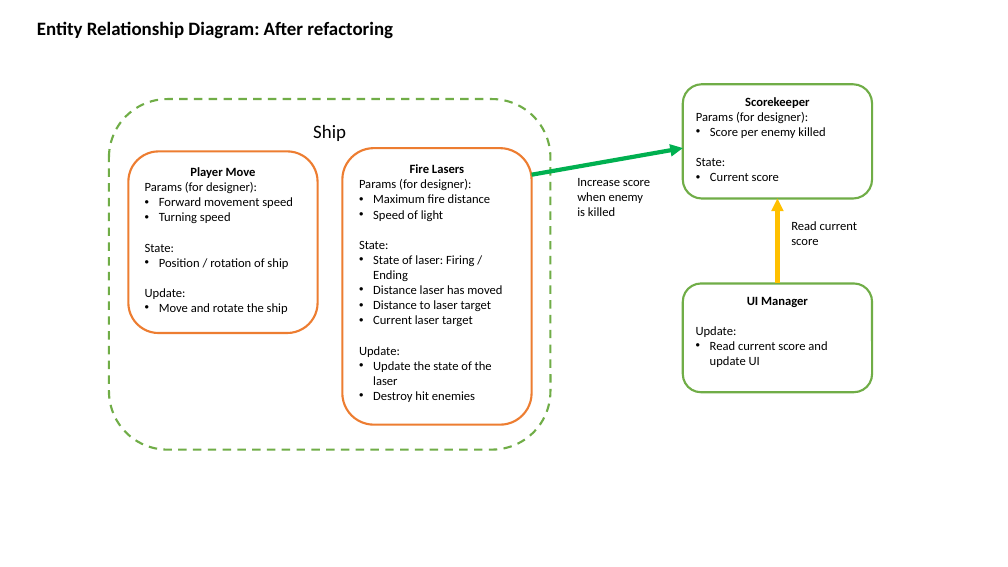
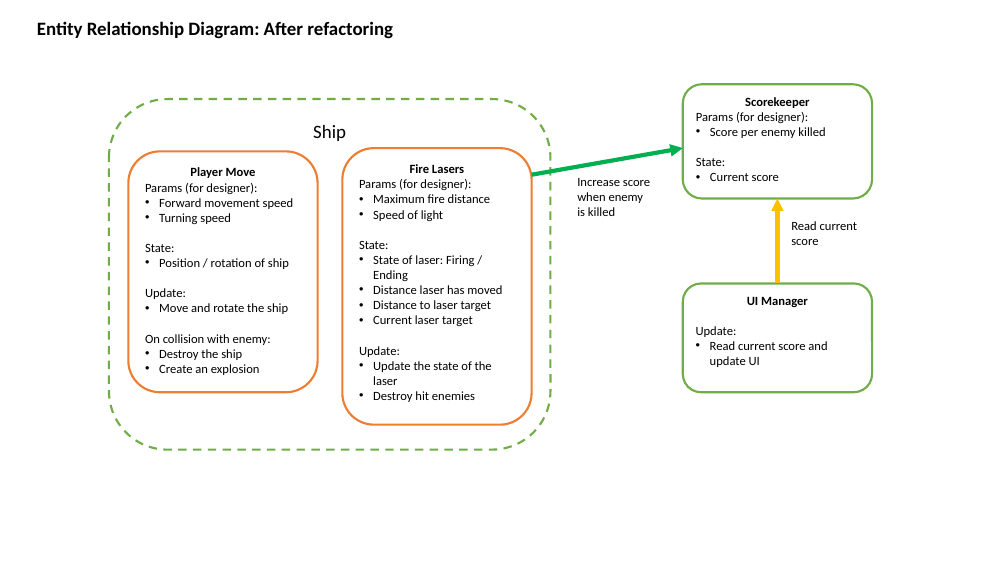
Before and after one commit to MQGames/comp2160-week05-demo, a slide deck: slide 3 of COMP2160 Week 5 Demo/Assets/Docs/ERD and FSM template.pptx. Drawn at 1008x567 pixels with LibreOffice and Linux fonts; fonts in the diff are those of the drawing. Boxes give left, top, right and bottom in pixels: in the first picture for what was removed or moved away, otherwise in the second. Text is boxed around its words. In the diff, an @@ line names an element or a change of style, - is before the commit and + after.

Commit message:
Added collision event to ERD

```diff
--- a/COMP2160 Week 5 Demo/Assets/Docs/ERD and FSM template.pptx
+++ b/COMP2160 Week 5 Demo/Assets/Docs/ERD and FSM template.pptx
@@ rounded rectangle "Player Move": place and size @@
-rounded rectangle "Player Move" at [129, 151, 318, 333]
+rounded rectangle "Player Move" at [129, 151, 318, 392]
@@ text in rounded rectangle at [145, 334, 271, 375]: paragraphs added @@
+On collision with enemy:
+• Destroy the ship
+• Create an explosion
```
Also in this commit, not shown: 1 other slide changed.
